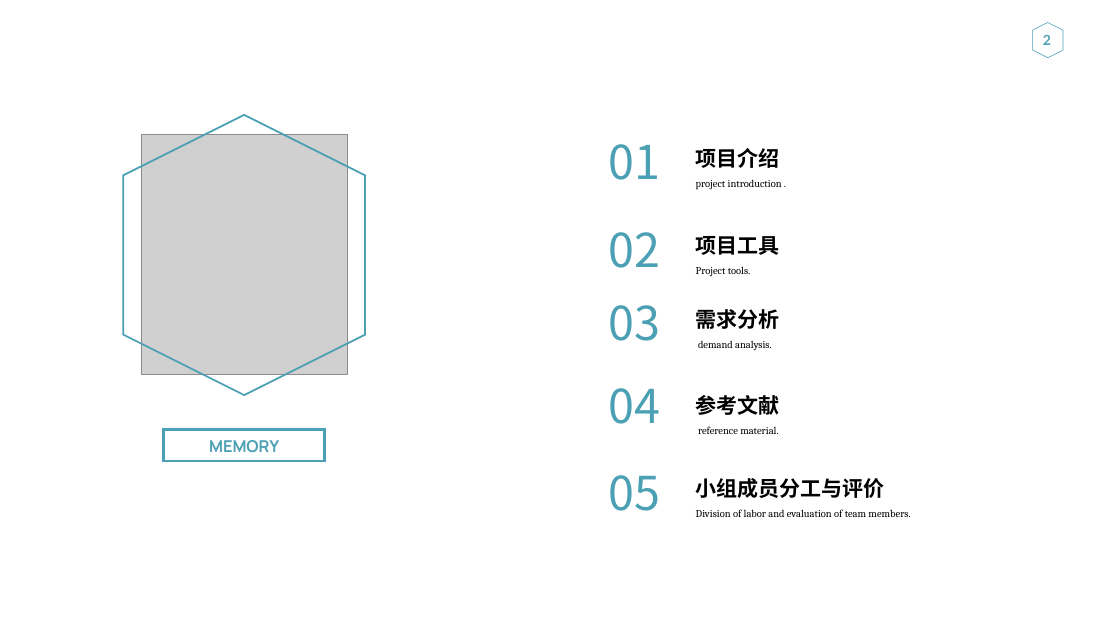
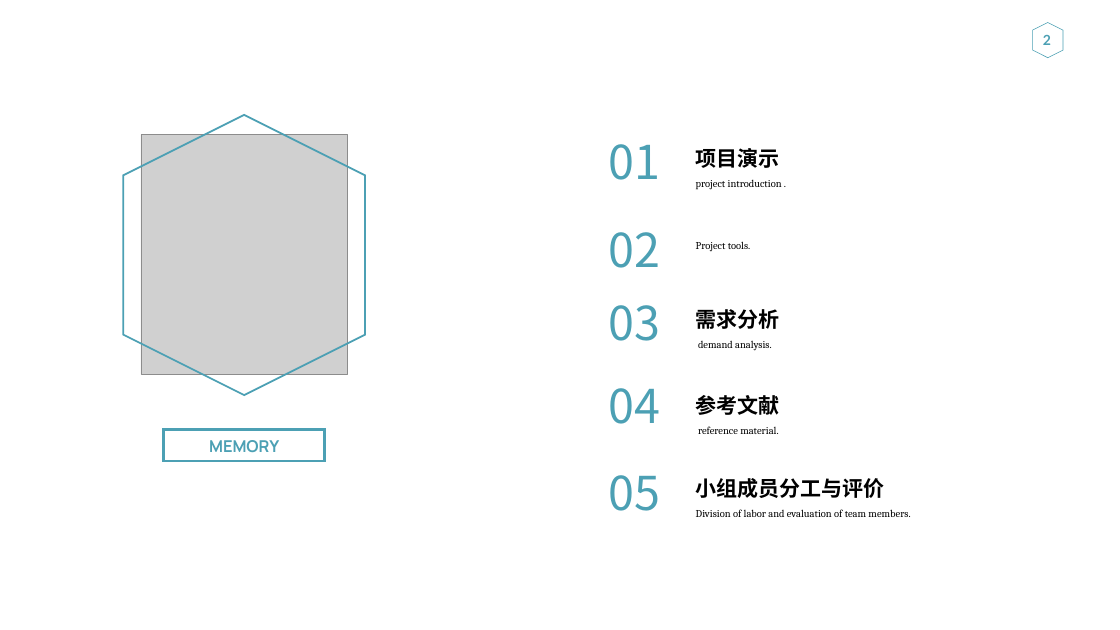
Before and after one commit to ZUCC-MUSICDREAM/start, a slide deck: slide 2 of SE2021-G013-项目计划书/选题ppt.pptx. Drawn at 1120x630 pixels with LibreOffice and Linux fonts; fonts in the diff are those of the drawing; grey boxes stand for pictures. Boxes give left, top, right and bottom in pixels: in the first picture for what was removed or moved away, otherwise in the second. Text is boxed around its words. In the diff, an @@ line names an element or a change of style, - is before the commit and + after.

```diff
--- a/SE2021-G013-项目计划书/选题ppt.pptx
+++ b/SE2021-G013-项目计划书/选题ppt.pptx
@@ text at (696, 148, 780, 168): text changed @@
-项目介绍
+项目演示
@@ text at (696, 236, 780, 255): paragraph removed @@
-项目工具
```
Also in this commit, not shown: 9 other slides changed, 1 slide added, 1 slide removed.
